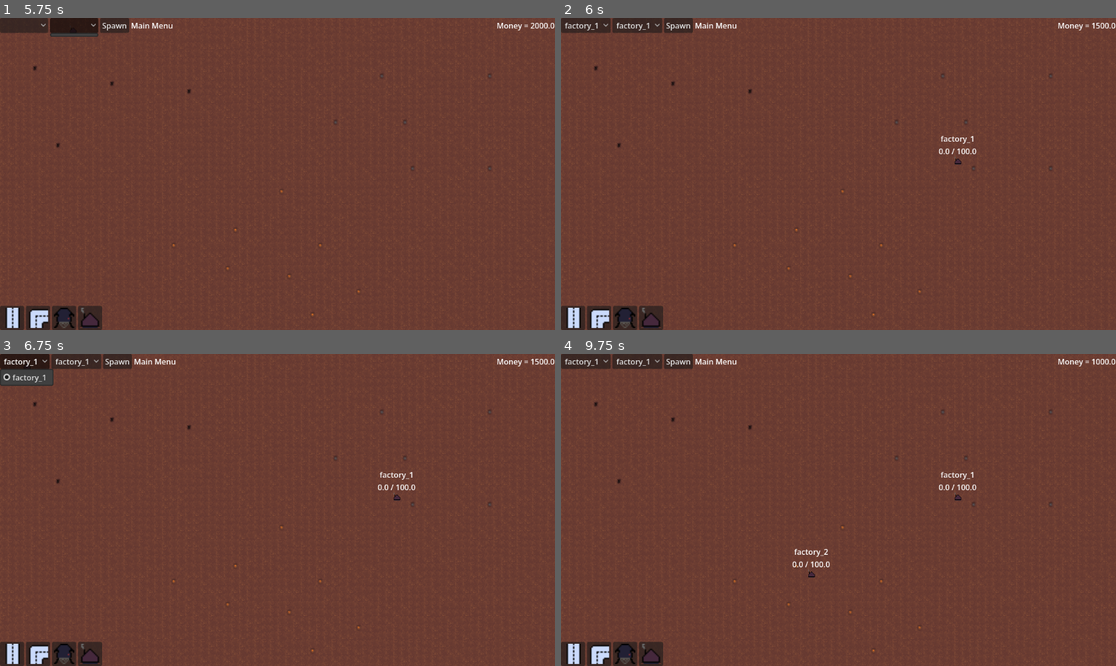
Above: before the commit, frames 1-4 (two rows, left to right).
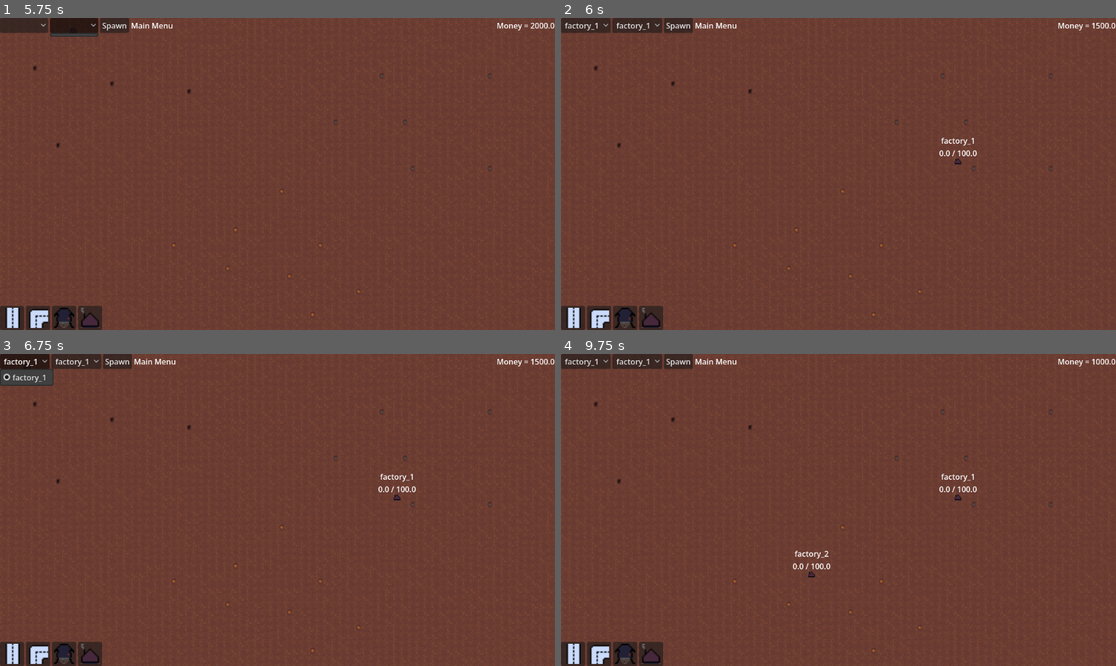
Above: after the commit, the same moments.

Repository: mhanifti/SpaghettiFactory
Game: Godot game, scene res://scenes/World.tscn
Two runs of this game, one before a commit and one after it. Both use one fixed random seed, a clock stepped at 60 frames per second and the inputs below. This scene is started directly instead of the project's main scene.
Inputs (mouse positions are in pixels of both pictures, inside the frame that each line leads up to):
- Up to frame 1 (5.75 s): click "Spawn" at 0.5 s; click (11, 317) at 1.25 s; click (38, 317) at 2 s; click (66, 317) at 2.75 s; click (88, 317) at 3.5 s; click (22, 24) at 4.25 s; click (72, 24) at 5 s
- Up to frame 2 (6 s): tap Enter at 5.75 s; move the mouse to (960, 158) at 5.77 s; hold D (move_right) from 5.78 s (still down); click (960, 158) at 5.92 s
- Up to frame 3 (6.75 s): release D (move_right) at 6.5 s; click "factory_1" at 6.5 s
- Up to frame 4 (9.75 s): click "factory_1" at 7.25 s; tap Space at 8, 9.5 s; move the mouse to (727, 525) at 8.02 s; hold S (move_down) 8.03-8.78 s; tap Enter at 8.75 s; move the mouse to (894, 441) at 8.77 s; hold D (move_right) 8.78-9.53 s; move the mouse to (810, 572) at 9.52 s; hold W (move_up) from 9.53 s (still down); click (810, 572) at 9.67 s

Frame 1 is identical in both runs. In frame 2, 0.2% of the frame differs, in the area x 68-75%, y 37-45%; in frame 3, 0.2%; in frame 4, 0.4%, in the area x 41-75%, y 37-70%.

Commit message:
feat: Perubahan untuk UAS dan build ke-2

Diff:
--- a/scenes/Agent.tscn
+++ b/scenes/Agent.tscn
@@ -14,14 +14,23 @@
 [node name="PathFollow2D" type="PathFollow2D" parent="Path2D" unique_id=1987392450]
 h_offset = 7.0
 
-[node name="Label" type="Label" parent="Path2D/PathFollow2D" unique_id=301108333]
-z_index = 2
-offset_left = -20.0
-offset_top = -23.0
-offset_right = 20.0
-
 [node name="Sprite2D" type="Sprite2D" parent="Path2D/PathFollow2D" unique_id=100222573]
 z_index = 5
 rotation = 1.5707964
 texture = ExtResource("2_7e1ma")
-offset = Vector2(4, 0)
+
+[node name="LabelContainer" type="Node2D" parent="Path2D/PathFollow2D/Sprite2D" unique_id=1704422561]
+
+[node name="Label" type="Label" parent="Path2D/PathFollow2D/Sprite2D/LabelContainer" unique_id=301108333]
+z_index = 2
+anchors_preset = 7
+anchor_left = 0.5
+anchor_top = 1.0
+anchor_right = 0.5
+anchor_bottom = 1.0
+offset_top = -27.0
+offset_right = 0.9999988
+offset_bottom = -4.0
+grow_horizontal = 2
+grow_vertical = 0
+pivot_offset = Vector2(0, 27)
--- a/scenes/Extractor.tscn
+++ b/scenes/Extractor.tscn
@@ -10,25 +10,22 @@
 
 [node name="Sprite2D" type="Sprite2D" parent="." unique_id=1089881787]
 texture = ExtResource("2_bvjic")
-centered = false
 
 [node name="Label" type="Label" parent="." unique_id=1602120845]
-anchors_preset = 8
+anchors_preset = 7
 anchor_left = 0.5
-anchor_top = 0.5
+anchor_top = 1.0
 anchor_right = 0.5
-anchor_bottom = 0.5
-offset_left = -36.0
-offset_top = -49.0
-offset_right = 52.0
+anchor_bottom = 1.0
+offset_top = -31.0
+offset_right = 1.0
+offset_bottom = -8.0
 grow_horizontal = 2
-grow_vertical = 2
-size_flags_horizontal = 4
+grow_vertical = 0
 horizontal_alignment = 1
 vertical_alignment = 2
 
 [node name="Line2D" type="Line2D" parent="." unique_id=1833046399]
-position = Vector2(8, 8)
 points = PackedVector2Array(0, 0)
 width = 8.0
 default_color = Color(0.2592937, 0.2592937, 0.2592937, 1)
--- a/scenes/factory.tscn
+++ b/scenes/factory.tscn
@@ -9,17 +9,22 @@
 
 [node name="Sprite2D" type="Sprite2D" parent="." unique_id=1643538386]
 texture = ExtResource("1_r3gb1")
-centered = false
 
 [node name="Label" type="Label" parent="." unique_id=1381089735]
-offset_left = -36.0
-offset_top = -49.0
-offset_right = 52.0
+anchors_preset = 7
+anchor_left = 0.5
+anchor_top = 1.0
+anchor_right = 0.5
+anchor_bottom = 1.0
+offset_top = -27.0
+offset_right = 1.0
+offset_bottom = -4.0
+grow_horizontal = 2
+grow_vertical = 0
 horizontal_alignment = 1
 vertical_alignment = 2
 
 [node name="Line2D" type="Line2D" parent="." unique_id=620501178]
-position = Vector2(8, 8)
 points = PackedVector2Array(0, 0)
 width = 8.0
 default_color = Color(0.25882354, 0.25882354, 0.25882354, 1)
--- a/script/agent.gd
+++ b/script/agent.gd
@@ -9,6 +9,7 @@
 var sprite: Sprite2D
 var path_follow: PathFollow2D
 var curve_node: Path2D
+var labelContainer: Node2D
 var label: Label
 
 var from_building: Node2D
@@ -19,7 +20,8 @@
 	curve_node = $Path2D
 	path_follow = $Path2D/PathFollow2D
 	sprite = $Path2D/PathFollow2D/Sprite2D
-	label = $Path2D/PathFollow2D/Label
+	labelContainer = $Path2D/PathFollow2D/Sprite2D/LabelContainer
+	label = $Path2D/PathFollow2D/Sprite2D/LabelContainer/Label
 
 func start_mission(start_node, target_node):
 	from_building = start_node
@@ -54,6 +56,9 @@
 func _process(delta):
 	path_follow.progress += speed * delta
 
+	# Adjust Label Rotation Based on Sprite Rotation
+	labelContainer.global_rotation = 0.0
+
 	if path_follow.progress_ratio >= 0.99:
 		set_process(false)
 		_on_reached_destination()
--- a/script/world.gd
+++ b/script/world.gd
@@ -82,7 +82,7 @@
 	var building: Node2D = extractor_scene.instantiate()
 	if building.has_method("set_ore"):
 		building.set_ore(current_ore)
-	building.position = coors
+	building.position = coors + Vector2i(8,8)
 	building.z_index = 2
 	add_child(building)
 	buildings.append(building)
@@ -99,7 +99,7 @@
 
 func _on_placeholder_place_factory(coors: Variant) -> void:
 	var building: Node2D = factory_scene.instantiate()
-	building.position = coors
+	building.position = coors + Vector2i(8,8)
 	building.z_index = 2
 	add_child(building)
 	buildings.append(building)
Not shown, added: Build2/index.apple-touch-icon.png.import
Not shown, added: Build2/index.icon.png.import
Not shown, added: Build2/index.png.import
